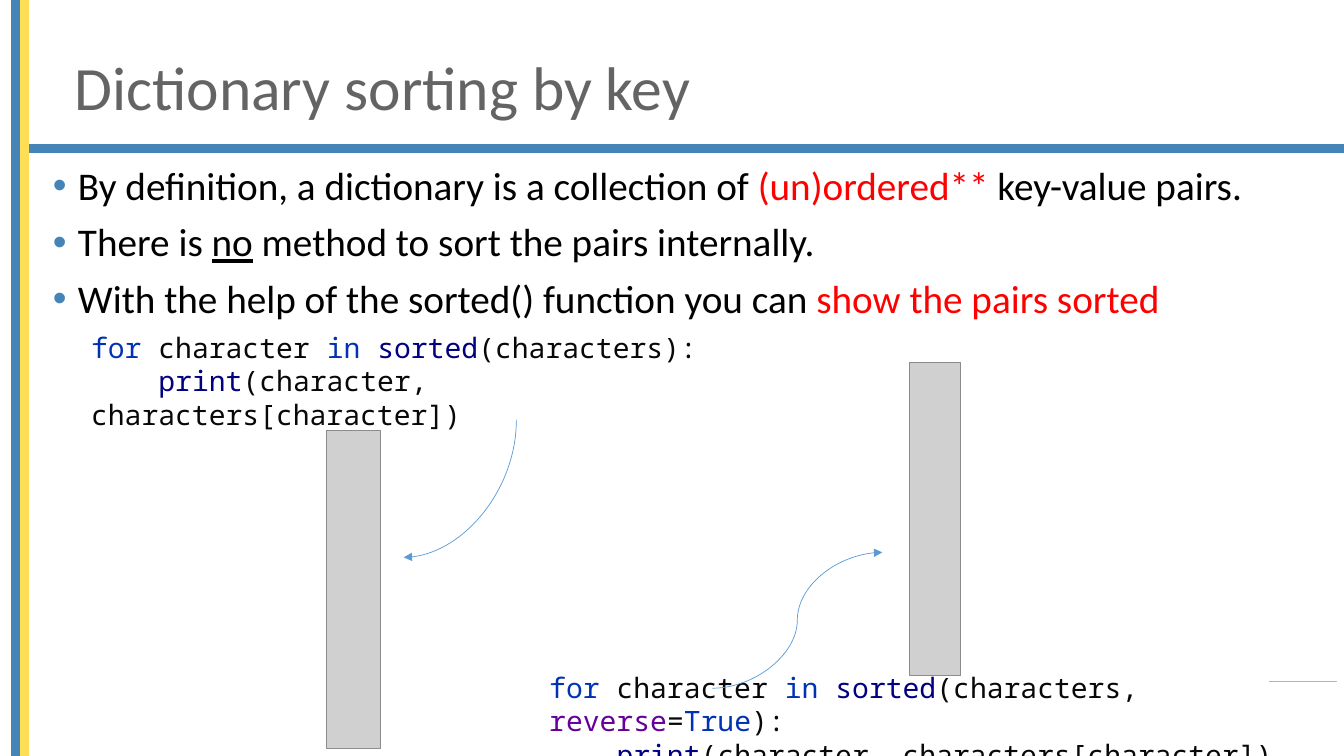
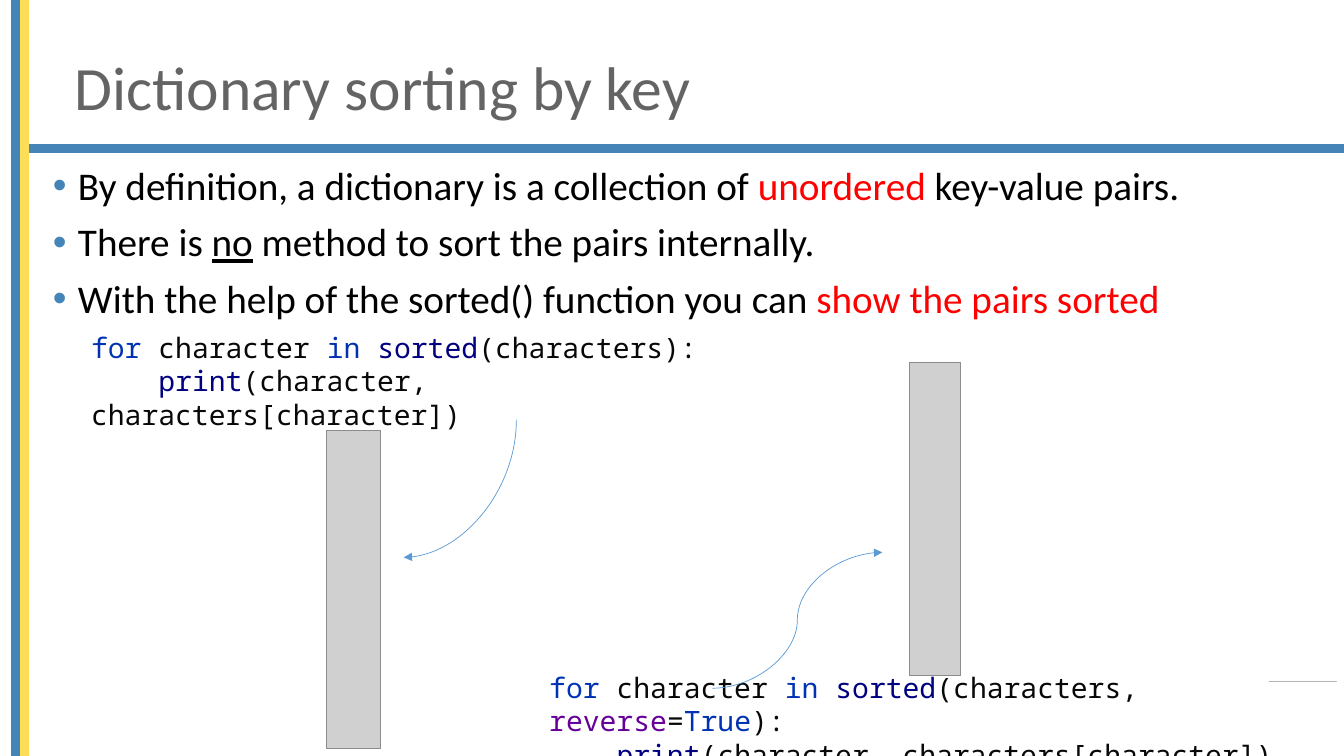
Before and after one commit to brentpulmansTM/Beobank-October-2022, a slide deck: slide 22 of Basic_python/10 Set and Dictionary.pptx. Drawn at 1344x756 pixels with LibreOffice and Linux fonts; fonts in the diff are those of the drawing; grey boxes stand for pictures; background and template pictures are left out. Boxes give left, top, right and bottom in pixels: in the first picture for what was removed or moved away, otherwise in the second. Text is boxed around its words. In the diff, an @@ line names an element or a change of style, - is before the commit and + after.

```diff
--- a/Basic_python/10 Set and Dictionary.pptx
+++ b/Basic_python/10 Set and Dictionary.pptx
@@ text at [78, 172, 1179, 207]: text changed @@
-• By definition, a dictionary is a collection of (un)ordered** key-value pairs.
+• By definition, a dictionary is a collection of unordered key-value pairs.
```
Also in this commit, not shown: 5 other slides changed, 5 other files.
